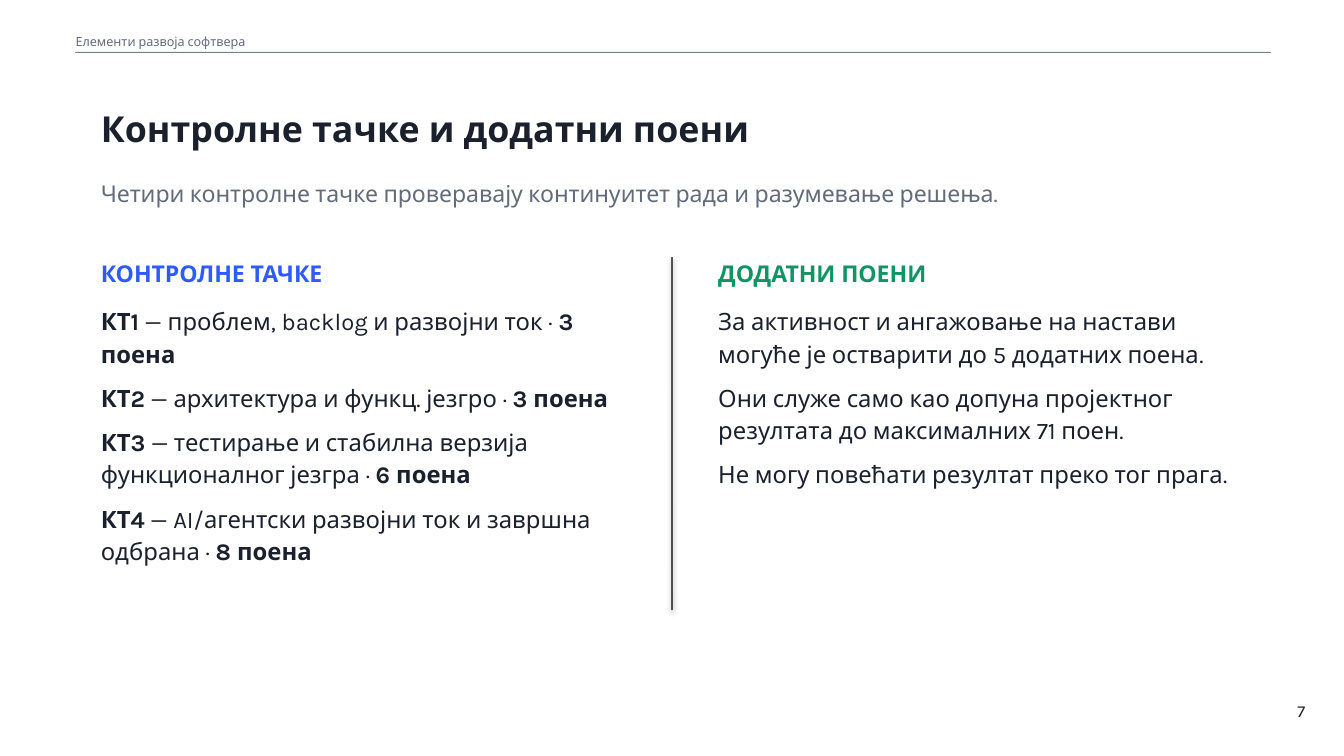
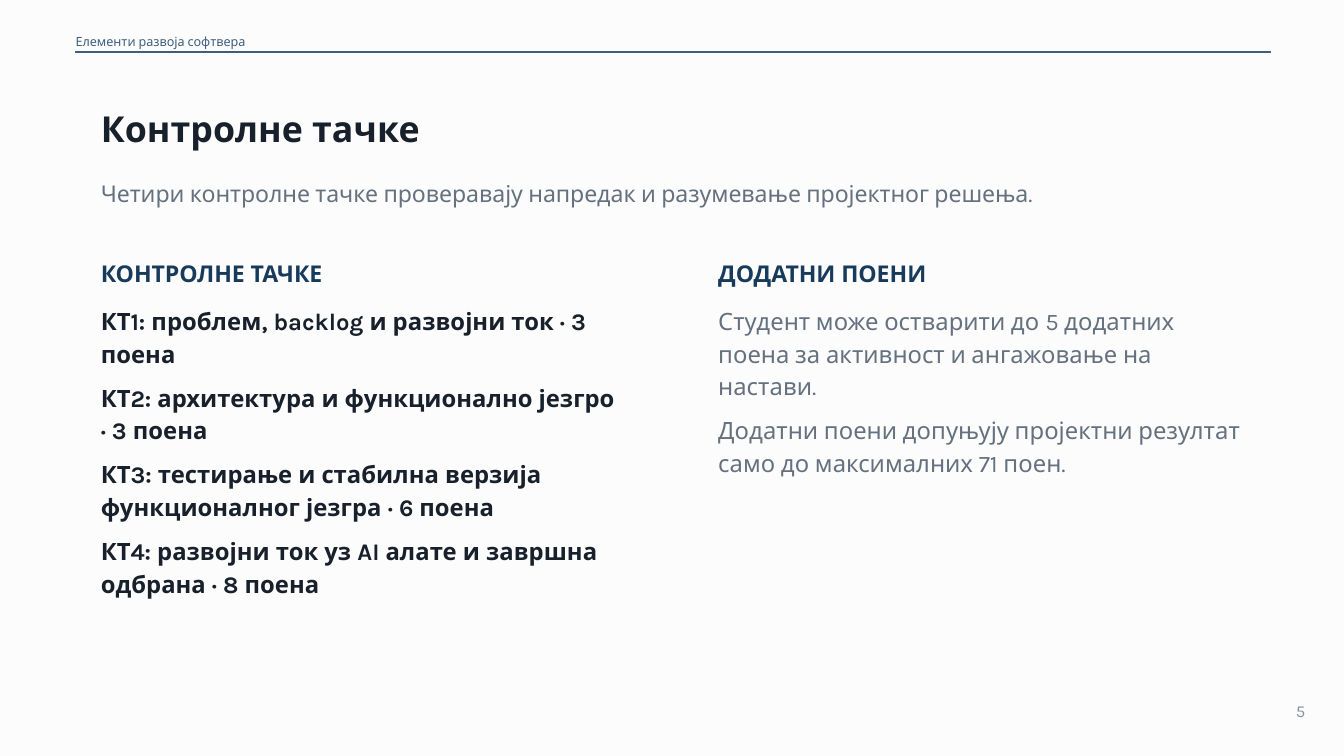
Before and after one commit to owlCoder/ftn-nastavni-materijali, a slide deck: slide 5 of 01 Elementi Razvoja Softvera/02 Prezentacije/PPTX/00_Osnovne_informacije.pptx (slide 7 before the commit). Drawn at 1344x756 pixels with LibreOffice and Linux fonts; fonts in the diff are those of the drawing. Boxes give left, top, right and bottom in pixels: in the first picture for what was removed or moved away, otherwise in the second. Text is boxed around its words. In the diff, an @@ line names an element or a change of style, - is before the commit and + after.

Commit message:
Update ERS navy theme and OIB presentation materials

```diff
--- a/01 Elementi Razvoja Softvera/02 Prezentacije/PPTX/00_Osnovne_informacije.pptx
+++ b/01 Elementi Razvoja Softvera/02 Prezentacije/PPTX/00_Osnovne_informacije.pptx
@@ background #FFFFFF to #FCFCFD @@
@@ text "Елементи развоја софтвера" at [76, 36, 246, 49]: text colour #626B7A to #3E5E7D @@
@@ rectangle at [76, 52, 1270, 53]: fill #748092 to #3E5E7D; outline #748092 0.3 pt to #3E5E7D 0.75 pt @@
@@ text at [101, 116, 420, 151]: text changed; text colour #1A202C to #18212B @@
-Контролне тачке и додатни поени
+Контролне тачке
@@ text at [101, 185, 1028, 208]: text changed; text colour #626B7A to #65717E @@
-Четири контролне тачке проверавају континуитет рада и разумевање решења.
+Четири контролне тачке проверавају напредак и разумевање пројектног решења.
@@ text "КОНТРОЛНЕ ТАЧКЕ" at [101, 265, 323, 283]: text colour #2D5BFF to #183B5B @@
@@ line removed from (673, 257) to (673, 610) @@
@@ text "ДОДАТНИ ПОЕНИ" at [718, 265, 926, 287]: text colour #109466 to #183B5B @@
@@ text at [101, 312, 615, 599]: text changed; text colour #1A202C to #18212B; bold on @@
-КТ1 — проблем, backlog и развојни ток · 3 поена
-КТ2 — архитектура и функц. језгро · 3 поена
-КТ3 — тестирање и стабилна верзија функционалног језгра · 6 поена
-КТ4 — AI/агентски развојни ток и завршна одбрана · 8 поена
+КТ1: проблем, backlog и развојни ток · 3 поена
+КТ2: архитектура и функционално језгро · 3 поена
+КТ3: тестирање и стабилна верзија функционалног језгра · 6 поена
+КТ4: развојни ток уз AI алате и завршна одбрана · 8 поена
@@ text at [718, 313, 1239, 477]: text changed; text colour #1A202C to #65717E @@
-За активност и ангажовање на настави могуће је остварити до 5 додатних поена.
-Они служе само као допуна пројектног резултата до максималних 71 поен.
-Не могу повећати резултат преко тог прага.
+Студент може остварити до 5 додатних поена за активност и ангажовање на настави.
+Додатни поени допуњују пројектни резултат само до максималних 71 поен.
@@ text at [1296, 706, 1305, 717]: text changed; text colour #1A202C to #87919C @@
-7
+5
```
Also in this commit, not shown: 6 other slides changed, 6 slides added, 7 slides removed, 36 other files.
